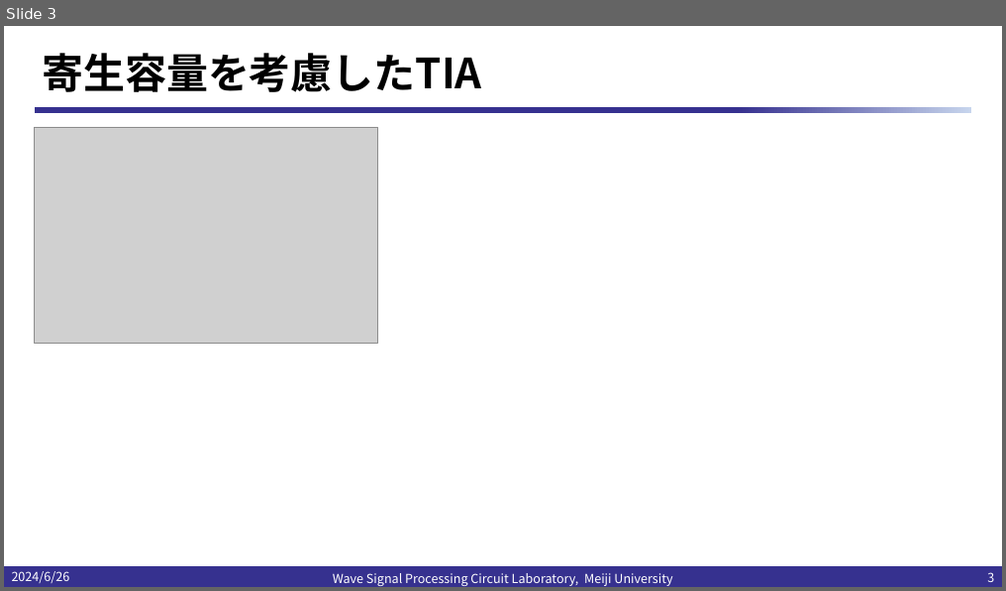
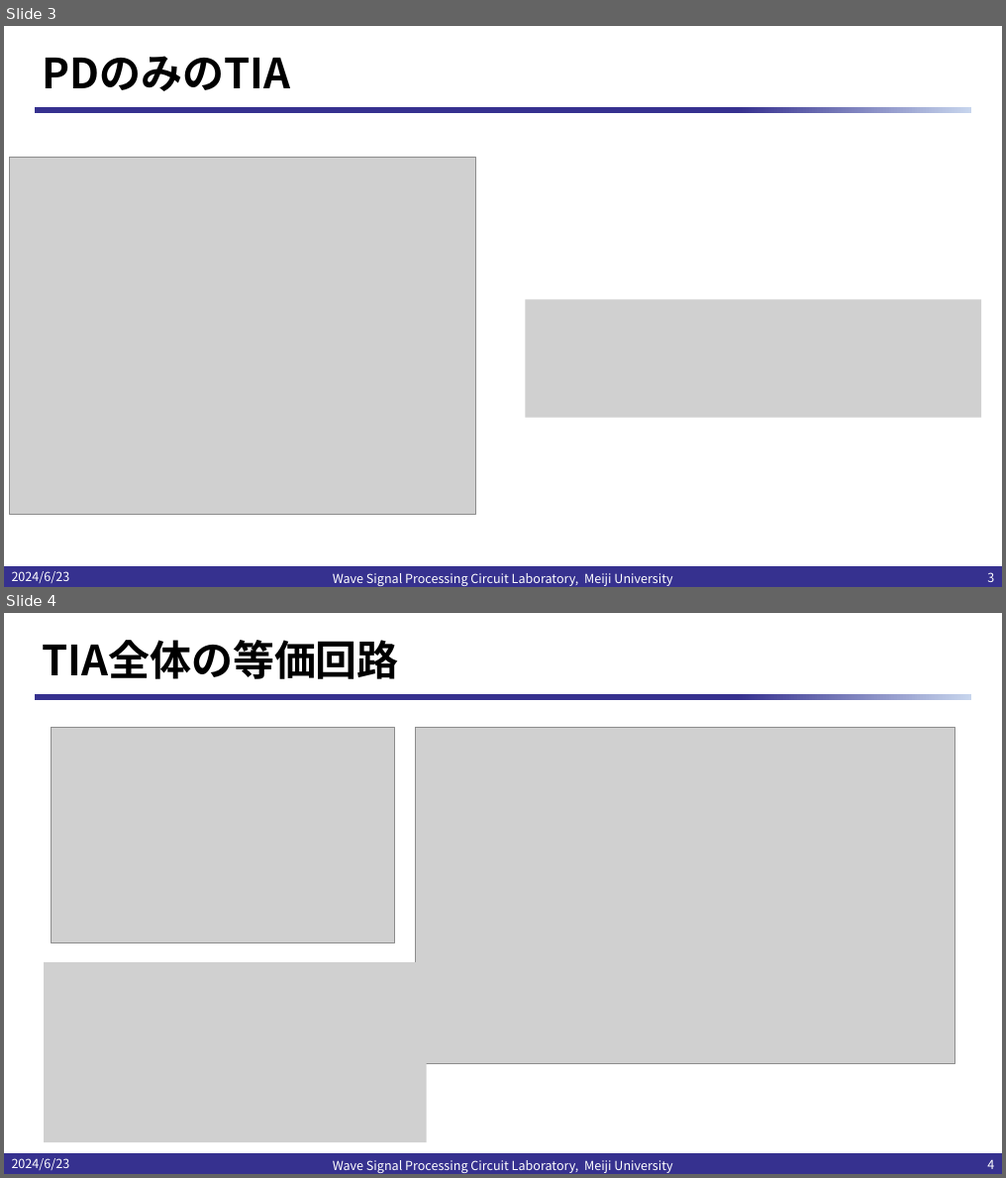
Before and after one commit to kjm-desktop10400/reserch, a slide deck: IHP_2024/20240628/プレゼンテーション2.pptx. Shown one above the other, each under a label of ours: slide 3 before the commit, slides 3 and 4 after it. The pictures are 1006x591 and 1006x1178 pixels, drawn with LibreOffice and Linux fonts; fonts in the diff are those of the drawing; grey boxes stand for pictures; background and template pictures are left out. Boxes give left, top, right and bottom in pixels: in the first picture for what was removed or moved away, otherwise in the second. Text is boxed around its words. In the diff, an @@ line names an element or a change of style, - is before the commit and + after.

```diff
--- a/IHP_2024/20240628/プレゼンテーション2.pptx
+++ b/IHP_2024/20240628/プレゼンテーション2.pptx
@@ slide 4 added at box(4, 613, 1002, 1174), background #FFFFFF; not listed: 2 template elements that a slide beside it also shows @@
@@ title added at box(42, 640, 399, 679), 40 pt, text #000000, bold @@
+TIA全体の等価回路
@@ picture added at box(52, 728, 394, 943) @@
@@ picture added at box(415, 728, 954, 1063) @@
@@ picture added at box(44, 962, 426, 1143) @@
@@ text added at box(12, 1158, 70, 1170), 12 pt, text #FFFFFF @@
+2024/6/23
@@ text added at box(333, 1160, 672, 1173), 12 pt, text #FFFFFF @@
+Wave Signal Processing Circuit Laboratory, Meiji University
@@ page number added at box(987, 1160, 994, 1169), 12 pt, text #FFFFFF @@
+4
@@ slide 3 changed as well @@
@@ title at box(42, 56, 290, 91): text changed @@
-寄生容量を考慮したTIA
+PDのみのTIA
@@ picture removed at box(35, 128, 377, 344) @@
@@ picture added at box(9, 157, 476, 514) @@
@@ picture added at box(525, 300, 982, 418) @@
@@ text at box(12, 571, 70, 583): text changed @@
-2024/6/26
+2024/6/23
```
Also in this commit, not shown: 2 other slides changed, 2 other slides added.
